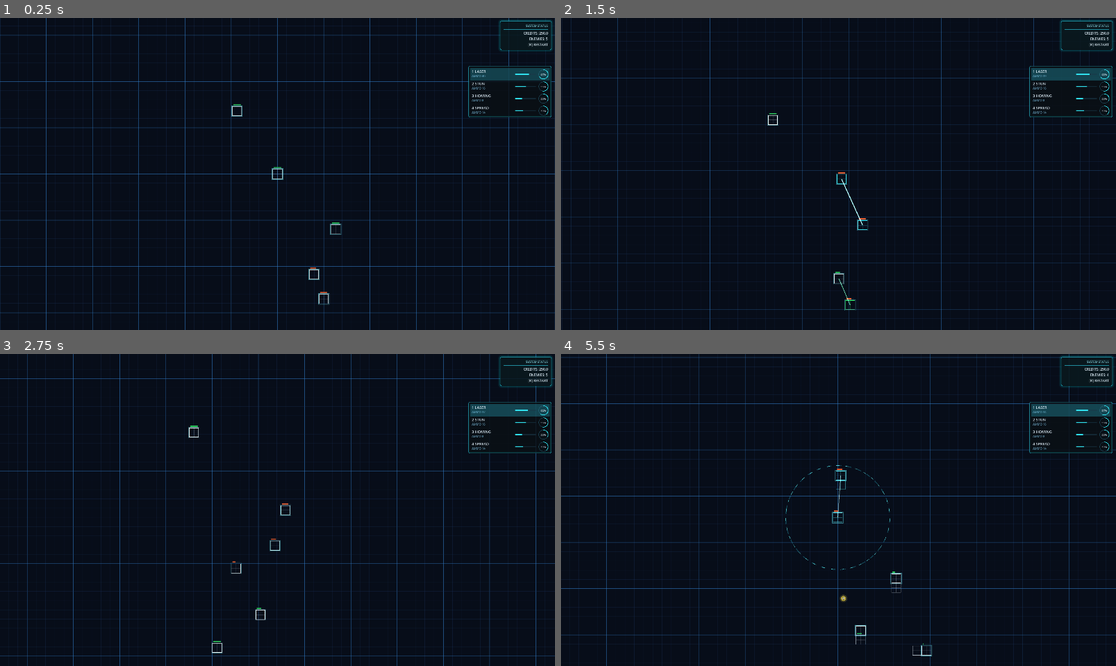
Above: before the commit, frames 1-4 (two rows, left to right).
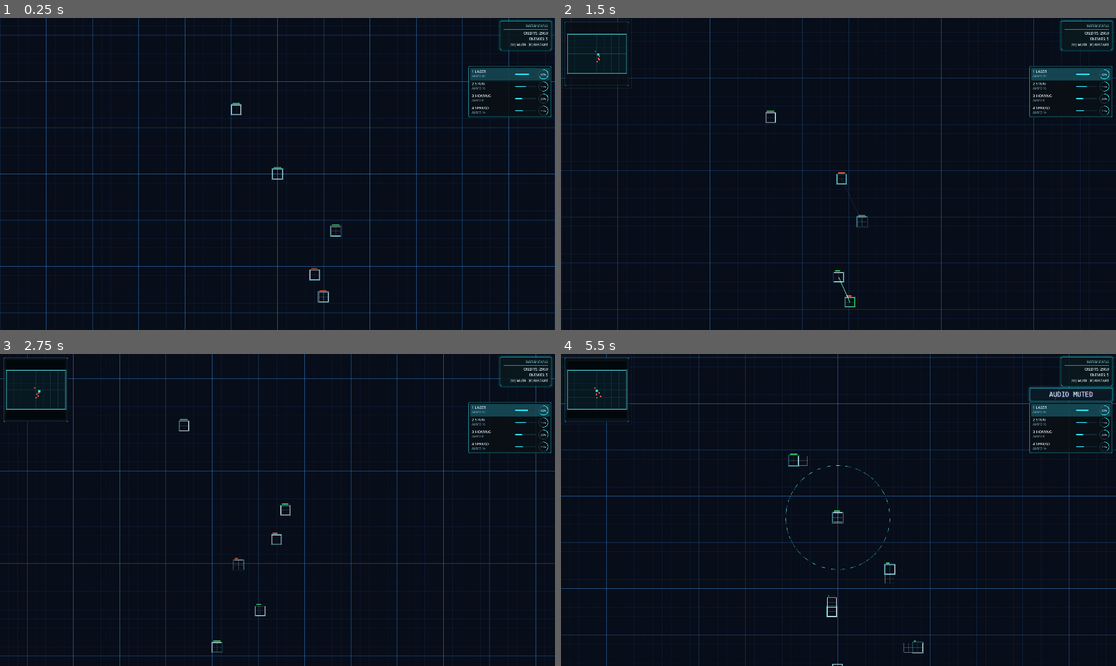
Above: after the commit, the same moments.

Repository: sudheej/neon.io
Game: Godot game, scene res://scenes/Main.tscn
The game is run twice, just before and just after one commit, with the same random seed, the same clock (stepped at 60 frames per second) and the same inputs. Sound files missing from this copy of the repository are replaced by a short silence.
Inputs (mouse positions are in pixels of both pictures, inside the frame that each line leads up to):
- Up to frame 1 (0.25 s): no input
- Up to frame 2 (1.5 s): move the mouse to (960, 158) at 0.52 s; hold D (move_right) 0.53-1.28 s; hold ] (select_next_slot, bound only after the commit) 0.53-1.28 s; tap Tab at 0.8, 1.35 s; move the mouse to (727, 189) at 1.27 s; hold S (move_down) from 1.28 s (still down)
- Up to frame 3 (2.75 s): tap ] (select_next_slot, bound only after the commit) at 1.55 s; move the mouse to (333, 441) at 2.02 s; release S (move_down) at 2.03 s; hold D (move_right) from 2.03 s (still down); hold E (expand_mode) from 2.03 s (still down); tap Tab at 2.3 s
- Up to frame 4 (5.5 s): move the mouse to (810, 572) at 2.77 s; release D (move_right) at 2.78 s; release E (expand_mode) at 2.78 s; hold W (move_up) 2.78-3.53 s; click (810, 572) at 2.85 s; tap ] (select_next_slot, bound only after the commit) at 3.05, 4.55 s; move the mouse to (1005, 556) at 3.52 s; hold ] (select_next_slot, bound only after the commit) 3.53-4.28 s; hold A (move_left) 3.53-5.03 s; tap Tab at 3.8, 5.3 s; tap M (toggle_mute, bound only after the commit) at 4.15 s; move the mouse to (672, 463) at 4.27 s; tap [ (select_prev_slot) at 4.35 s; move the mouse to (866, 510) at 5.02 s; hold S (move_down) from 5.03 s (still down); hold Q (toggle_range) from 5.03 s (still down)

The runs differ from the first frame. In frame 1, 0.2% of the frame differs, in the area x 41-99%, y 8-92%; in frame 2, 0.6%; in frame 3, 0.6%; in frame 4, 1.1%, in the area x 0-100%, y 1-100%.

Commit message:
Mini map v1

Diff:
--- a/project.godot
+++ b/project.godot
@@ -30,14 +30,16 @@
 move_right={"deadzone":0.5,"events":[Object(InputEventKey,"physical_keycode":68,"keycode":68,"unicode":100),Object(InputEventKey,"physical_keycode":4194321,"keycode":4194321)]}
 expand_mode={"deadzone":0.5,"events":[Object(InputEventKey,"physical_keycode":69,"keycode":69,"unicode":101)]}
 expand_place={"deadzone":0.5,"events":[Object(InputEventMouseButton,"button_index":1,"pressed":true)]}
-select_next_slot={"deadzone":0.5,"events":[Object(InputEventKey,"physical_keycode":9,"keycode":9,"unicode":9)]}
+select_next_slot={"deadzone":0.5,"events":[Object(InputEventKey,"physical_keycode":93,"keycode":93,"unicode":93)]}
 select_prev_slot={"deadzone":0.5,"events":[Object(InputEventKey,"physical_keycode":91,"keycode":91,"unicode":91)]}
+toggle_minimap={"deadzone":0.5,"events":[Object(InputEventKey,"physical_keycode":9,"keycode":9,"unicode":9)]}
 restart_game={"deadzone":0.5,"events":[Object(InputEventKey,"physical_keycode":82,"keycode":82,"unicode":114)]}
 toggle_range={"deadzone":0.5,"events":[Object(InputEventKey,"physical_keycode":81,"keycode":81,"unicode":113)]}
 weapon_laser={"deadzone":0.5,"events":[Object(InputEventKey,"physical_keycode":49,"keycode":49,"unicode":49)]}
 weapon_stun={"deadzone":0.5,"events":[Object(InputEventKey,"physical_keycode":50,"keycode":50,"unicode":50)]}
 weapon_homing={"deadzone":0.5,"events":[Object(InputEventKey,"physical_keycode":51,"keycode":51,"unicode":51)]}
 weapon_spread={"deadzone":0.5,"events":[Object(InputEventKey,"physical_keycode":52,"keycode":52,"unicode":52)]}
+toggle_mute={"deadzone":0.5,"events":[Object(InputEventKey,"physical_keycode":77,"keycode":77,"unicode":109)]}
 
 [rendering]
 
--- a/src/input/AIInputSource.gd
+++ b/src/input/AIInputSource.gd
@@ -44,6 +44,8 @@
 const PRIORITY_TARGET_REFRESH_MIN: float = 0.5
 const PRIORITY_TARGET_REFRESH_MAX: float = 1.0
 const LEADER_THREAT_ENGAGE: float = 1.15
+const MOVE_SMOOTHING: float = 8.5
+const MOVE_RELEASE_SMOOTHING: float = 6.5
 
 static var _shared_expand_memory: Dictionary = {}
 
@@ -99,6 +101,7 @@
 var intent_interrupt_count: int = 0
 var priority_target: Node2D = null
 var priority_target_timer: float = 0.0
+var smoothed_move: Vector2 = Vector2.ZERO
 
 enum AIProfile { BALANCED, LASER, STUNNER, HOMING, SPREADER }
 enum AIPersona { BLITZER, TURTLER, RAIDER, DUELIST, CONTROLLER }
@@ -148,6 +151,7 @@
 	move = _redirect_move_from_boundary(player, move)
 	move *= _difficulty_scale()
 	move += boundary_avoid * 0.85
+	move = _smooth_move_command(move, delta)
 	emit_command(GameCommand.move(actor_id, move))
 	_maybe_pick_weapon(player, targets, delta)
 	_set_preferred_target(player)
@@ -350,6 +354,21 @@
 		return 0.5
 	var t = clamp(float(elapsed) / RAMP_TIME, 0.0, 1.0)
 	return lerpf(0.25, 0.7, t)
+
+func _smooth_move_command(move: Vector2, delta: float) -> Vector2:
+	var desired = move
+	var target_len = desired.length()
+	if target_len > 1.0:
+		desired = desired / target_len
+	if desired.length_squared() <= 0.0001:
+		var release_alpha = 1.0 - exp(-MOVE_RELEASE_SMOOTHING * delta)
+		smoothed_move = smoothed_move.lerp(Vector2.ZERO, release_alpha)
+	else:
+		var follow_alpha = 1.0 - exp(-MOVE_SMOOTHING * delta)
+		smoothed_move = smoothed_move.lerp(desired, follow_alpha)
+	if smoothed_move.length() > 1.0:
+		smoothed_move = smoothed_move.normalized()
+	return smoothed_move
 
 func _compute_orb_seek_vector(owner: Node2D, orb_target: Node2D, targets: Array) -> Vector2:
 	if orb_target == null or not is_instance_valid(orb_target):
--- a/src/presentation/player/Player.gd
+++ b/src/presentation/player/Player.gd
@@ -7,10 +7,20 @@
 
 const MOVE_SPEED: float = 180.0
 const ACCEL: float = 12.0
+const AI_MOVE_SPEED_MULTIPLIER: float = 0.9
+const AI_ACCEL_MULTIPLIER: float = 0.78
 const EXPAND_COST: float = 60.0
 const KILL_REWARD_BASE: float = 6.5
-const KILL_REWARD_PER_EXTRA_CELL: float = 2.0
-const KILL_REWARD_MAX: float = 20.0
+const KILL_REWARD_PER_EXTRA_CELL: float = 2.8
+const KILL_REWARD_EXPANDED_CELLS: int = 4
+const KILL_REWARD_ELITE_CELLS: int = 7
+const KILL_REWARD_EXPANDED_BONUS: float = 4.0
+const KILL_REWARD_ELITE_BONUS: float = 8.0
+const KILL_REWARD_XP_BOUNTY_RATE: float = 0.022
+const KILL_REWARD_XP_BOUNTY_MAX: float = 12.0
+const KILL_REWARD_SURVIVAL_BOUNTY_RATE: float = 0.16
+const KILL_REWARD_SURVIVAL_BOUNTY_MAX: float = 8.0
+const KILL_REWARD_MAX: float = 54.0
 const KILL_COMBO_WINDOW: float = 4.0
 const KILL_COMBO_BONUS_STEP: float = 1.0
 const KILL_COMBO_BONUS_MAX: float = 4.0
@@ -164,14 +174,19 @@
 	elif input_enabled:
 		_update_commands()
 	var move_dir = move_command
+	var accel = ACCEL
 	if not is_ai:
 		move_dir = move_command.normalized()
 	elif move_dir.length() > 1.0:
 		move_dir = move_dir.normalized()
+	if is_ai:
+		accel *= AI_ACCEL_MULTIPLIER
 	var target_vel = move_dir * MOVE_SPEED
+	if is_ai:
+		target_vel *= AI_MOVE_SPEED_MULTIPLIER
 	if stun_time > 0.0:
 		target_vel *= 0.35
-	velocity = velocity.lerp(target_vel, 1.0 - pow(0.001, delta * ACCEL))
+	velocity = velocity.lerp(target_vel, 1.0 - pow(0.001, delta * accel))
 	global_position += velocity * delta
 	_apply_arena_boundary_collision()
 	if spawn_timer <= 0.0:
@@ -357,7 +372,16 @@
 	var cell_count = 1
 	if shape != null:
 		cell_count = max(1, shape.cells.size())
-	var reward = KILL_REWARD_BASE + float(max(0, cell_count - 1)) * KILL_REWARD_PER_EXTRA_CELL
+	var extra_cells = max(0, cell_count - 1)
+	var reward = KILL_REWARD_BASE + float(extra_cells) * KILL_REWARD_PER_EXTRA_CELL
+	if cell_count >= KILL_REWARD_ELITE_CELLS:
+		reward += KILL_REWARD_ELITE_BONUS
+	elif cell_count >= KILL_REWARD_EXPANDED_CELLS:
+		reward += KILL_REWARD_EXPANDED_BONUS
+	var xp_bounty = minf(maxf(xp, 0.0) * KILL_REWARD_XP_BOUNTY_RATE, KILL_REWARD_XP_BOUNTY_MAX)
+	reward += xp_bounty
+	var survival_bounty = minf(maxf(survival_time, 0.0) * KILL_REWARD_SURVIVAL_BOUNTY_RATE, KILL_REWARD_SURVIVAL_BOUNTY_MAX)
+	reward += survival_bounty
 	reward = minf(reward, KILL_REWARD_MAX)
 	var world = get_tree().get_first_node_in_group("world")
 	if world != null and world.has_method("get_kill_reward_multiplier"):
--- a/src/presentation/scenes/World.tscn
+++ b/src/presentation/scenes/World.tscn
@@ -13,6 +13,7 @@
 [ext_resource type="Script" path="res://src/infrastructure/network/LocalNetworkAdapter.gd" id="11"]
 [ext_resource type="Script" path="res://src/presentation/ui/HudAnnouncement.gd" id="12"]
 [ext_resource type="Script" path="res://src/presentation/world/ArenaBoundary.gd" id="13"]
+[ext_resource type="Script" path="res://src/presentation/ui/MiniMap.gd" id="14"]
 
 [sub_resource type="StyleBoxFlat" id="1"]
 content_margin_left = 12.0
@@ -150,6 +151,18 @@
 offset_bottom = 344.0
 script = ExtResource("4")
 
+[node name="MiniMap" type="Control" parent="HUD"]
+visible = false
+anchor_left = 0.0
+anchor_top = 0.0
+anchor_right = 0.0
+anchor_bottom = 0.0
+offset_left = 12.0
+offset_top = 12.0
+offset_right = 236.0
+offset_bottom = 236.0
+script = ExtResource("14")
+
 [node name="LowHealthBanner" type="PanelContainer" parent="HUD"]
 visible = false
 anchor_left = 1.0
--- /dev/null
+++ b/src/presentation/ui/MiniMap.gd
@@ -0,0 +1,237 @@
+extends Control
+
+const PANEL_BG := Color(0.04, 0.06, 0.08, 0.82)
+const PANEL_BORDER := Color(0.2, 0.9, 1.0, 0.75)
+const PANEL_GLOW := Color(0.0, 1.0, 1.0, 0.18)
+const MAP_BG := Color(0.02, 0.07, 0.1, 0.58)
+const MAP_WORLD_BG := Color(0.05, 0.18, 0.24, 0.28)
+const MAP_GRID := Color(0.32, 0.88, 0.98, 0.16)
+const MAP_BORDER := Color(0.35, 0.95, 1.0, 0.9)
+const PLAYER_COLOR := Color(0.22, 1.0, 0.92, 1.0)
+const ENEMY_COLOR := Color(1.0, 0.42, 0.3, 0.9)
+const OUTSIDE_DARK := Color(0.0, 0.0, 0.0, 0.52)
+
+const PANEL_RADIUS := 6
+const PANEL_PADDING := 10.0
+const PLAYER_MARKER_SIZE := 7.0
+const ENEMY_MARKER_SIZE := 4.5
+const BORDER_THICKNESS := 1.3
+const BORDER_PULSE_SPEED := 2.3
+const SHOW_DURATION := 0.28
+const HIDE_DURATION := 0.2
+const CRT_LINE_PHASE := 0.22
+const CRT_DOT_PHASE := 0.08
+
+var _world: Node = null
+var _boundary: Node = null
+var _border_pulse_t: float = 0.0
+var _is_shown: bool = true
+var _fx_strength: float = 0.0
+var _screen_power: float = 1.0
+var _scanline_flash: float = 0.0
+var _transition_tween: Tween = null
+
+func _ready() -> void:
+	mouse_filter = Control.MOUSE_FILTER_IGNORE
+	_is_shown = visible
+	_screen_power = 1.0 if _is_shown else 0.0
+	modulate = Color(1.0, 1.0, 1.0, 1.0)
+	_update_pivot()
+	set_process(true)
+
+func _process(delta: float) -> void:
+	_border_pulse_t = fmod(_border_pulse_t + delta * BORDER_PULSE_SPEED, TAU)
+	if _scanline_flash > 0.0:
+		_scanline_flash = maxf(_scanline_flash - delta * 3.2, 0.0)
+	_resolve_refs()
+	queue_redraw()
+
+func _notification(what: int) -> void:
+	if what == NOTIFICATION_RESIZED:
+		_update_pivot()
+
+func _update_pivot() -> void:
+	pivot_offset = size * 0.5
+
+func is_minimap_enabled() -> bool:
+	return _is_shown
+
+func set_minimap_enabled(enabled: bool) -> void:
+	if _is_shown == enabled:
+		return
+	_is_shown = enabled
+	if _transition_tween != null:
+		_transition_tween.kill()
+	_transition_tween = create_tween()
+	_transition_tween.set_parallel(true)
+	_fx_strength = 1.0
+	_scanline_flash = 1.0
+	if enabled:
+		visible = true
+		_screen_power = 0.0
+		transition_on()
+		_transition_tween.tween_property(self, "_screen_power", 1.0, SHOW_DURATION).set_trans(Tween.TRANS_EXPO).set_ease(Tween.EASE_OUT)
+	else:
+		_transition_tween.tween_property(self, "_screen_power", 0.0, HIDE_DURATION).set_trans(Tween.TRANS_CUBIC).set_ease(Tween.EASE_IN)
+	_transition_tween.tween_property(self, "_fx_strength", 0.0, 0.35).set_trans(Tween.TRANS_SINE).set_ease(Tween.EASE_OUT)
+	if not enabled:
+		_transition_tween.chain().tween_callback(func() -> void:
+			if not _is_shown:
+				visible = false
+		)
+
+func transition_on() -> void:
+	# Kept separate to make transition intent explicit and tunable.
+	_scanline_flash = 1.0
+
+func _resolve_refs() -> void:
+	if _world == null or not is_instance_valid(_world):
+		_world = get_tree().get_first_node_in_group("world")
+		_boundary = null
+	if _boundary == null or not is_instance_valid(_boundary):
+		if _world != null:
+			_boundary = _world.get_node_or_null("ArenaBoundary")
+		else:
+			_boundary = get_tree().get_first_node_in_group("arena_boundary")
+
+func _draw() -> void:
+	var panel_rect = Rect2(Vector2.ZERO, size)
+	_draw_panel(panel_rect)
+	if _screen_power <= 0.001:
+		_draw_crt_shutdown(panel_rect, 0.0, 0.0, 1.0)
+		return
+
+	var map_margin = PANEL_PADDING
+	var map_rect = panel_rect.grow_individual(-map_margin, -map_margin, -map_margin, -map_margin)
+	if map_rect.size.x <= 2.0 or map_rect.size.y <= 2.0:
+		return
+	if _screen_power < CRT_LINE_PHASE:
+		var line_t = clampf(_screen_power / CRT_LINE_PHASE, 0.0, 1.0)
+		var dot_t = clampf(_screen_power / CRT_DOT_PHASE, 0.0, 1.0)
+		_draw_crt_shutdown(map_rect, line_t, dot_t, 0.82 + (1.0 - line_t) * 0.18)
+		return
+	var expand_t = clampf((_screen_power - CRT_LINE_PHASE) / (1.0 - CRT_LINE_PHASE), 0.0, 1.0)
+	var collapsed_h = maxf(1.2, map_rect.size.y * expand_t)
+	var collapsed_y = map_rect.position.y + (map_rect.size.y - collapsed_h) * 0.5
+	var screen_rect = Rect2(Vector2(map_rect.position.x, collapsed_y), Vector2(map_rect.size.x, collapsed_h))
+	draw_rect(screen_rect, Color(0.01, 0.05, 0.07, 0.72), true)
+	draw_rect(screen_rect, MAP_BG, true)
+	_draw_toggle_fx(screen_rect)
+
+	if _boundary == null or not is_instance_valid(_boundary) or not _boundary.has_method("get_inner_rect_global"):
+		return
+
+	var world_rect: Rect2 = _boundary.get_inner_rect_global()
+	if world_rect.size.x <= 0.0 or world_rect.size.y <= 0.0:
+		return
+
+	var fit_scale = minf(screen_rect.size.x / world_rect.size.x, screen_rect.size.y / world_rect.size.y)
+	var border_size = world_rect.size * fit_scale
+	var border_pos = screen_rect.position + (screen_rect.size - border_size) * 0.5
+	var border_rect = Rect2(border_pos, border_size)
+	_draw_outside_dark(screen_rect, border_rect)
+	draw_rect(border_rect, MAP_WORLD_BG, true)
+	_draw_grid(border_rect)
+	var pulse = 0.5 + 0.5 * sin(_border_pulse_t)
+	var border_width = BORDER_THICKNESS + pulse * 1.2
+	var border_color = Color(MAP_BORDER.r, MAP_BORDER.g, MAP_BORDER.b, 0.65 + pulse * 0.35)
+	var glow_color = Color(MAP_BORDER.r, MAP_BORDER.g, MAP_BORDER.b, 0.16 + pulse * 0.2)
+	draw_rect(border_rect.grow(2.0 + pulse * 2.0), glow_color, false, 1.0 + pulse)
+	draw_rect(border_rect, border_color, false, border_width)
+
+	var combatants = get_tree().get_nodes_in_group("combatants")
+	for entity in combatants:
+		var node = entity as Node2D
+		if node == null or not is_instance_valid(node):
+			continue
+		if bool(node.get("is_dying")):
+			continue
+		var world_pos = node.global_position
+		var local = (world_pos - world_rect.position)
+		var map_pos = border_rect.position + (local * fit_scale)
+		if map_pos.x < border_rect.position.x or map_pos.x > border_rect.end.x:
+			continue
+		if map_pos.y < border_rect.position.y or map_pos.y > border_rect.end.y:
+			continue
+		if node.is_in_group("player"):
+			var player_half = PLAYER_MARKER_SIZE * 0.5
+			var player_rect = Rect2(map_pos - Vector2(player_half, player_half), Vector2(PLAYER_MARKER_SIZE, PLAYER_MARKER_SIZE))
+			draw_rect(player_rect, PLAYER_COLOR, true)
+			draw_rect(player_rect.grow(1.5), Color(PLAYER_COLOR.r, PLAYER_COLOR.g, PLAYER_COLOR.b, 0.26), false, 1.0)
+		else:
+			var enemy_half = ENEMY_MARKER_SIZE * 0.5
+			var enemy_rect = Rect2(map_pos - Vector2(enemy_half, enemy_half), Vector2(ENEMY_MARKER_SIZE, ENEMY_MARKER_SIZE))
+			draw_rect(enemy_rect, ENEMY_COLOR, true)
+
+func _draw_panel(rect: Rect2) -> void:
+	var panel_style := StyleBoxFlat.new()
+	panel_style.bg_color = PANEL_BG
+	panel_style.border_color = PANEL_BORDER
+	panel_style.border_width_left = 1
+	panel_style.border_width_top = 1
+	panel_style.border_width_right = 1
+	panel_style.border_width_bottom = 1
+	panel_style.corner_radius_top_left = PANEL_RADIUS
+	panel_style.corner_radius_top_right = PANEL_RADIUS
+	panel_style.corner_radius_bottom_left = PANEL_RADIUS
+	panel_style.corner_radius_bottom_right = PANEL_RADIUS
+	var alpha_scale = clampf(0.2 + _screen_power * 0.8, 0.0, 1.0)
+	panel_style.bg_color = Color(PANEL_BG.r, PANEL_BG.g, PANEL_BG.b, PANEL_BG.a * alpha_scale)
+	panel_style.border_color = Color(PANEL_BORDER.r, PANEL_BORDER.g, PANEL_BORDER.b, PANEL_BORDER.a * alpha_scale)
+	draw_style_box(panel_style, rect)
+	draw_rect(rect.grow(-3.0), Color(PANEL_GLOW.r, PANEL_GLOW.g, PANEL_GLOW.b, PANEL_GLOW.a * alpha_scale), false, 1.0)
+	if _fx_strength > 0.001:
+		var pulse = 0.5 + 0.5 * sin(_border_pulse_t * 8.0)
+		var glow_alpha = _fx_strength * (0.1 + pulse * 0.22)
+		draw_rect(rect.grow(5.0 + pulse * 3.0), Color(0.45, 1.0, 1.0, glow_alpha), false, 1.3 + pulse * 0.8)
+
+func _draw_grid(rect: Rect2) -> void:
+	var columns = 8
+	var rows = 6
+	var v_step = rect.size.x / float(columns)
+	var h_step = rect.size.y / float(rows)
+	for i in range(1, columns):
+		var x = rect.position.x + v_step * i
+		draw_line(Vector2(x, rect.position.y), Vector2(x, rect.end.y), MAP_GRID, 1.0)
+	for j in range(1, rows):
+		var y = rect.position.y + h_step * j
+		draw_line(Vector2(rect.position.x, y), Vector2(rect.end.x, y), MAP_GRID, 1.0)
+
+func _draw_toggle_fx(rect: Rect2) -> void:
+	if _fx_strength <= 0.001:
+		return
+	var pulse = 0.5 + 0.5 * sin(_border_pulse_t * 3.2)
+	var alpha = clampf(_fx_strength * (0.28 + pulse * 0.22), 0.0, 0.5)
+	var scan_y = rect.position.y + rect.size.y * (0.12 + 0.76 * (1.0 - _fx_strength))
+	var scan_color = Color(0.45, 1.0, 1.0, alpha)
+	draw_line(Vector2(rect.position.x, scan_y), Vector2(rect.end.x, scan_y), scan_color, 2.0)
+	draw_rect(rect.grow(-2.0), Color(0.3, 1.0, 1.0, alpha * 0.72), false, 1.0)
+
+func _draw_outside_dark(full_rect: Rect2, inner_rect: Rect2) -> void:
+	var c = Color(OUTSIDE_DARK.r, OUTSIDE_DARK.g, OUTSIDE_DARK.b, OUTSIDE_DARK.a * clampf(_screen_power, 0.35, 1.0))
+	if inner_rect.position.y > full_rect.position.y:
+		draw_rect(Rect2(full_rect.position.x, full_rect.position.y, full_rect.size.x, inner_rect.position.y - full_rect.position.y), c, true)
+	if inner_rect.end.y < full_rect.end.y:
+		draw_rect(Rect2(full_rect.position.x, inner_rect.end.y, full_rect.size.x, full_rect.end.y - inner_rect.end.y), c, true)
+	if inner_rect.position.x > full_rect.position.x:
+		draw_rect(Rect2(full_rect.position.x, inner_rect.position.y, inner_rect.position.x - full_rect.position.x, inner_rect.size.y), c, true)
+	if inner_rect.end.x < full_rect.end.x:
+		draw_rect(Rect2(inner_rect.end.x, inner_rect.position.y, full_rect.end.x - inner_rect.end.x, inner_rect.size.y), c, true)
+
+func _draw_crt_shutdown(rect: Rect2, line_t: float, dot_t: float, strength: float) -> void:
+	var glitch_x = sin(_border_pulse_t * 27.0) * (1.0 - line_t) * 1.2
+	var center = rect.position + rect.size * 0.5 + Vector2(glitch_x, 0.0)
+	var line_half = rect.size.x * 0.5 * line_t
+	var y = rect.position.y + rect.size.y * 0.5
+	var beam_alpha = clampf(0.28 + _scanline_flash * 0.48, 0.0, 0.9) * strength
+	var beam = Color(0.58, 1.0, 1.0, beam_alpha)
+	if line_t > 0.001:
+		draw_line(Vector2(center.x - line_half, y), Vector2(center.x + line_half, y), beam, 2.2)
+		draw_rect(Rect2(center.x - line_half, y - 1.0, line_half * 2.0, 2.0), Color(0.35, 1.0, 1.0, beam.a * 0.35), true)
+	var dot_strength = sin(dot_t * PI)
+	if dot_strength > 0.001:
+		var dot_pulse = 0.5 + 0.5 * sin(_border_pulse_t * 19.0)
+		var dot_radius = 0.8 + dot_strength * (0.9 + dot_pulse * 1.1)
+		var dot_alpha = dot_strength * (0.28 + dot_pulse * 0.32) * strength
+		draw_circle(center, dot_radius + 2.4, Color(0.38, 1.0, 1.0, dot_alpha * 0.32))
+		draw_circle(center, dot_radius, Color(0.62, 1.0, 1.0, dot_alpha))
--- a/src/presentation/world/World.gd
+++ b/src/presentation/world/World.gd
@@ -75,12 +75,17 @@
 var awesome_sfx: AudioStream = null
 var message_sfx: AudioStream = null
 var event_audio_loaded: bool = false
+var minimap_toggle_was_pressed: bool = false
+var minimap_visible_target: bool = true
+var mute_toggle_was_pressed: bool = false
+var audio_muted: bool = false
 
 @onready var player = $Player
 @onready var enemies_root = $Enemies
 @onready var camera = $Camera2D
 @onready var hud_label: Label = $HUD/InfoPanel/Body/Info
 @onready var low_health_banner = $HUD/LowHealthBanner
+@onready var mini_map: Control = $HUD/MiniMap
 @onready var game_over_layer: CanvasLayer = $GameOver
 @onready var game_over_time: Label = $GameOver/TimeSurvived
 @onready var boost_orbs_root: Node2D = $BoostOrbs
@@ -94,9 +99,23 @@
 	if player != null and player.has_signal("died"):
 		player.died.connect(_on_player_died)
 		player.died.connect(_on_combatant_died)
+	if mini_map != null:
+		minimap_visible_target = mini_map.visible
+	audio_muted = _is_master_bus_muted()
 	_ensure_event_audio_loaded()
 	_maybe_schedule_hud_screenshot()
 
+func _input(event: InputEvent) -> void:
+	if not input_enabled:
+		return
+	if event.is_action_pressed("toggle_minimap"):
+		_toggle_minimap_visibility()
+		minimap_toggle_was_pressed = true
+		get_viewport().set_input_as_handled()
+	elif event.is_action_pressed("toggle_mute"):
+		_toggle_mute()
+		get_viewport().set_input_as_handled()
+
 func _unhandled_input(event: InputEvent) -> void:
 	if not input_enabled:
 		return
@@ -104,6 +123,8 @@
 		get_tree().reload_current_scene()
 
 func _process(delta: float) -> void:
+	_poll_minimap_toggle()
+	_poll_mute_toggle()
 	if game_over:
 		game_over_pulse = fmod(game_over_pulse + delta, TAU)
 		_update_game_over_time()
@@ -129,6 +150,27 @@
 	_update_leaderboard(delta, combatants)
 	_update_announcements(delta)
 	_maybe_spawn_enemy(delta, combatants.size() - 1)
+
+func _poll_minimap_toggle() -> void:
+	var pressed = Input.is_action_pressed("toggle_minimap") or Input.is_key_pressed(KEY_TAB)
+	if pressed and not minimap_toggle_was_pressed:
+		_toggle_minimap_visibility()
+	minimap_toggle_was_pressed = pressed
+
+func _poll_mute_toggle() -> void:
+	var pressed = Input.is_action_pressed("toggle_mute") or Input.is_key_pressed(KEY_M)
+	if pressed and not mute_toggle_was_pressed:
+		_toggle_mute()
+	mute_toggle_was_pressed = pressed
+
+func _toggle_minimap_visibility() -> void:
+	if mini_map == null:
+		return
+	minimap_visible_target = not minimap_visible_target
+	if mini_map.has_method("set_minimap_enabled"):
+		mini_map.set_minimap_enabled(minimap_visible_target)
+	else:
+		mini_map.visible = minimap_visible_target
 
 func _get_combatants() -> Array[Node]:
 	var list: Array[Node] = get_tree().get_nodes_in_group("combatants")
@@ -278,7 +320,24 @@
 	if player.get("xp") == null:
 		return
 	var enemy_count = max(combatants.size() - 1, 0)
-	hud_label.text = "CREDITS: %.1f\nENEMIES: %d\n[R] RESTART" % [player.xp, enemy_count]
+	hud_label.text = "CREDITS: %.1f\nENEMIES: %d\n[M] MUTE  [R] RESTART" % [player.xp, enemy_count]
+
+func _toggle_mute() -> void:
+	var master_bus := AudioServer.get_bus_index("Master")
+	if master_bus < 0:
+		return
+	audio_muted = not AudioServer.is_bus_mute(master_bus)
+	AudioServer.set_bus_mute(master_bus, audio_muted)
+	if audio_muted:
+		_show_general_announcement("AUDIO MUTED", null, 0.0)
+	else:
+		_show_general_announcement("AUDIO ON", null, 0.0)
+
+func _is_master_bus_muted() -> bool:
+	var master_bus := AudioServer.get_bus_index("Master")
+	if master_bus < 0:
+		return false
+	return AudioServer.is_bus_mute(master_bus)
 
 func _current_enemy_cap() -> int:
 	var ramp = int(floor(elapsed / SPAWN_RAMP_SECONDS))
Not shown: 1 places in src/presentation/scenes/World.tscn that only renumber resources
